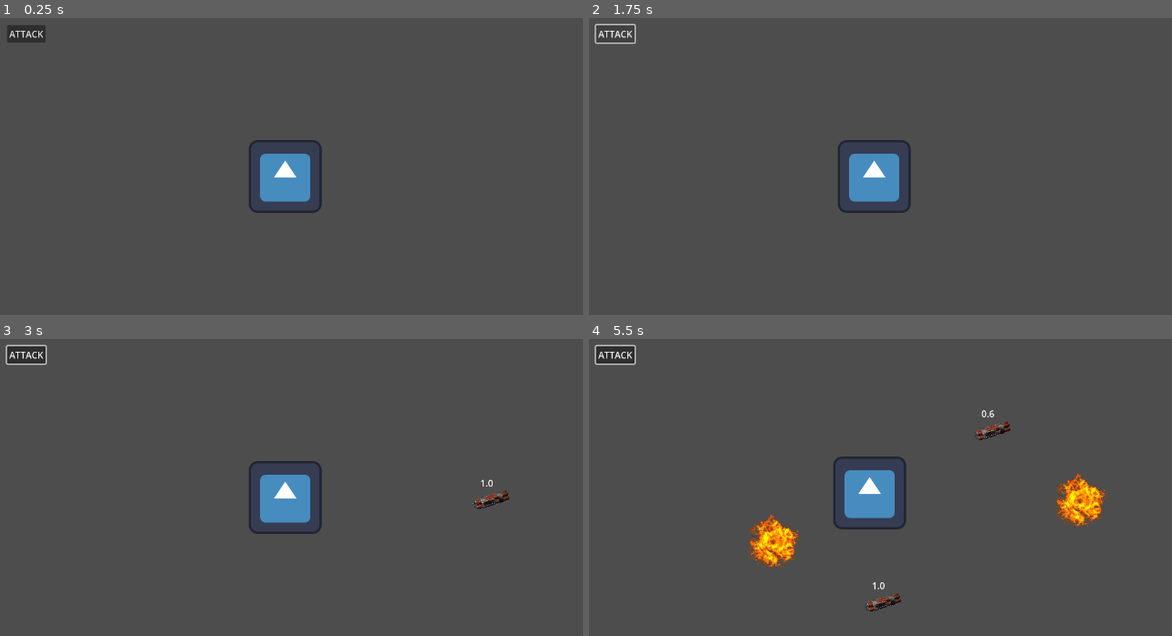
Above: before the commit, frames 1-4 (two rows, left to right).
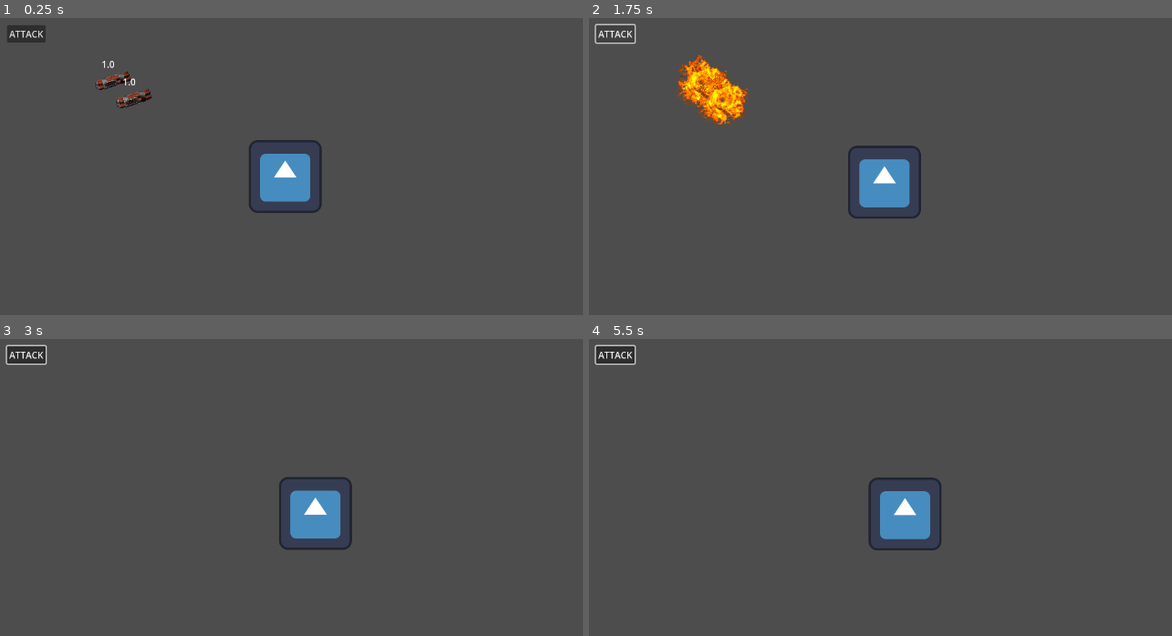
Above: after the commit, the same moments.

Repository: MaxWesterlund/Combombo
Game: Godot game, scene res://Scenes/main.tscn
Same seed, same stepped clock (60 frames per second), same inputs: the game is played once before the commit and once after it. The engine's default icon, where the game draws it, is replaced by a stand-in: a white triangle on a blue panel in a dark square.
Inputs (mouse positions are in pixels of both pictures, inside the frame that each line leads up to):
- Up to frame 1 (0.25 s): no input
- Up to frame 2 (1.75 s): click "ATTACK" at 0.5 s; click "ATTACK" at 1.25 s
- Up to frame 3 (3 s): click "ATTACK" at 2 s; move the mouse to (489, 499) at 2.77 s; click (489, 499) at 2.85 s
- Up to frame 4 (5.5 s): tap Enter at 3.5, 5 s; move the mouse to (775, 540) at 3.52 s; click (775, 540) at 3.6 s; tap Space at 4.25 s; move the mouse to (991, 431) at 4.27 s; click (991, 431) at 4.35 s; move the mouse to (880, 603) at 5.02 s; click (880, 603) at 5.1 s

The runs differ from the first frame. In frame 1, 0.4% of the frame differs, in the area x 16-26%, y 14-31%; in frame 2, 3.3%; in frame 3, 2.8%; in frame 4, 5.2%, in the area x 27-90%, y 23-92%.

Commit message:
move bombo and ray

Diff:
--- a/Events.gd
+++ b/Events.gd
@@ -1,3 +1,7 @@
 extends Node
 
+signal attack
 signal bomb_exploded(position: Vector2, force: float)
+signal spawn_player(position: Vector2)
+signal bomb_press(bomb: Node2D)
+signal bomb_release(bomb: Node2D)
--- a/Scenes/Map/map_generator.gd
+++ b/Scenes/Map/map_generator.gd
@@ -20,6 +20,8 @@
 			instance.position = position
 			add_child(instance)
 
+	Events.spawn_player.emit()
+
 func tile_from_color(color) -> PackedScene:
 	match color:
 		Color(1, 0, 0, 1):
--- /dev/null
+++ b/Scenes/attack_button.gd
@@ -0,0 +1,4 @@
+extends Button
+
+func _on_pressed():
+	Events.attack.emit()
--- a/Scenes/bombSpawner.gd
+++ /dev/null
@@ -1,18 +0,0 @@
-extends Node2D
-
-var bomb = preload("res://Scenes/bombo.tscn")
-
-# Called when the node enters the scene tree for the first time.
-func _ready():
-	pass # Replace with function body.
-
-func _process(delta):
-	if Input.is_action_just_pressed("place_bomb"):
-		var p = get_global_mouse_position()
-		if not Utils.is_mouse_over_ui(p):
-			spawn_bomb(p)
-
-func spawn_bomb(position: Vector2):
-	var instance = bomb.instantiate()
-	instance.position = position
-	add_child(instance)
--- /dev/null
+++ b/Scenes/bomb_spawner.gd
@@ -0,0 +1,27 @@
+extends Node2D
+
+var bomb = preload("res://Scenes/Bombo.tscn")
+
+var bomb_moving: Node2D = null
+
+func _ready():
+	Events.bomb_press.connect(handle_bomb_press)
+	Events.bomb_release.connect(handle_bomb_release)
+	pass
+
+func _process(delta):
+	if bomb_moving:
+		bomb_moving.position = get_global_mouse_position()
+	pass
+
+func spawn_bomb(position: Vector2):
+	var instance = bomb.instantiate()
+	instance.position = position
+	add_child(instance)
+
+func handle_bomb_press(bomb: Node2D):
+	if bomb_moving == null:
+		bomb_moving = bomb
+
+func handle_bomb_release(bomb: Node2D):
+	bomb_moving = null
--- a/Scenes/bombo.gd
+++ b/Scenes/bombo.gd
@@ -10,7 +10,8 @@
 
 var explode_time = 1.0
 
-@onready var attack_button: Button = get_node("/root/Main/AttackButton")
+var mouse_over = false
+
 @onready var player = get_node("/root/Main/Player")
 
 @onready var timer: Timer = $Timer
@@ -19,10 +20,13 @@
 @onready var explosion_texture: Texture2D = load("res://Sprites/explosion.png")
 
 func _ready():
+	add_to_group("Bombs")
 	time_text.add_to_group("UI")
-	attack_button.pressed.connect(start_timer)
+	Events.attack.connect(start_timer)
+	time_text.text = "%.1f" % explode_time
 
 func _process(delta):
+	sprite.flip_v = mouse_over
 	if not timer.is_stopped():
 		explode_time = timer.time_left
 	time_text.text = "%.1f" % explode_time
@@ -38,11 +42,33 @@
 	timer.start()
 
 func _on_timer_timeout():
-	Events.bomb_exploded.emit(position, 1000000)
+	if can_reach_player():
+		Events.bomb_exploded.emit(position, 1000000)
 	sprite.texture = explosion_texture
 	time_text.visible = false
 	state = STATE.EXPLODED
 	$FadeTimer.start()
 
+func can_reach_player():
+	var pp =  Globals.player_position
+	var d = position - pp
+
+	var space_state = get_world_2d().direct_space_state
+	# use global coordinates, not local to node
+
+	var query = PhysicsRayQueryParameters2D.create(position, pp, get_visibility_layer_bit(0))
+	var result = space_state.intersect_ray(query)
+
+	return result
+
 func _on_fade_timer_timeout():
 	queue_free()
+
+func _on_input_event(viewport, event: InputEvent, shape_idx):
+	if event is InputEventMouseButton:
+		if event.pressed:
+			Events.bomb_press.emit(self)
+		elif event.is_released():
+			Events.bomb_release.emit(self)
+
+	pass # Replace with function body.
--- a/Scenes/bombo.tscn
+++ b/Scenes/bombo.tscn
@@ -1,13 +1,18 @@
-[gd_scene load_steps=3 format=3 uid="uid://cesb20ykxb25l"]
+[gd_scene load_steps=4 format=3 uid="uid://cesb20ykxb25l"]
 
-[ext_resource type="Script" path="res://Scenes/bombo.gd" id="1_36r6p"]
-[ext_resource type="Texture2D" uid="uid://grtdbfxtxjhy" path="res://Sprites/dynamite.png" id="2_j1ka7"]
+[ext_resource type="Script" path="res://Scenes/bombo.gd" id="1_dqc76"]
+[ext_resource type="Texture2D" uid="uid://grtdbfxtxjhy" path="res://Sprites/dynamite.png" id="2_r4dto"]
 
-[node name="Bombo" type="Node2D"]
-script = ExtResource("1_36r6p")
+[sub_resource type="RectangleShape2D" id="RectangleShape2D_dmja3"]
+size = Vector2(58.694, 20)
+
+[node name="Bombo" type="StaticBody2D" groups=["Bombs"]]
+collision_layer = 2
+input_pickable = true
+script = ExtResource("1_dqc76")
 
 [node name="Sprite2D" type="Sprite2D" parent="."]
-texture = ExtResource("2_j1ka7")
+texture = ExtResource("2_r4dto")
 
 [node name="Timer" type="Timer" parent="."]
 one_shot = true
@@ -19,7 +24,14 @@
 offset_top = -41.0
 offset_right = 21.0
 offset_bottom = -18.0
+mouse_filter = 1
 text = "1...0"
 
+[node name="CollisionShape2D" type="CollisionShape2D" parent="."]
+position = Vector2(1.41586, -0.34515)
+rotation = -0.279253
+shape = SubResource("RectangleShape2D_dmja3")
+
+[connection signal="input_event" from="." to="." method="_on_input_event"]
 [connection signal="timeout" from="Timer" to="." method="_on_timer_timeout"]
 [connection signal="timeout" from="FadeTimer" to="." method="_on_fade_timer_timeout"]
--- a/Scenes/main.tscn
+++ b/Scenes/main.tscn
@@ -1,7 +1,9 @@
-[gd_scene load_steps=3 format=3 uid="uid://bvoqjs6mnrhpo"]
+[gd_scene load_steps=5 format=3 uid="uid://bvoqjs6mnrhpo"]
 
-[ext_resource type="PackedScene" uid="uid://cnyltcixmksrr" path="res://Scenes/player.tscn" id="1_eabme"]
-[ext_resource type="Script" path="res://Scenes/bombSpawner.gd" id="2_iy5b7"]
+[ext_resource type="PackedScene" uid="uid://cnyltcixmksrr" path="res://Scenes/Player.tscn" id="1_eabme"]
+[ext_resource type="Script" path="res://Scenes/attack_button.gd" id="2_g2qk1"]
+[ext_resource type="Script" path="res://Scenes/bomb_spawner.gd" id="2_iy5b7"]
+[ext_resource type="PackedScene" uid="uid://cesb20ykxb25l" path="res://Scenes/Bombo.tscn" id="3_dm3ml"]
 
 [node name="Main" type="Node2D"]
 
@@ -13,7 +15,17 @@
 offset_top = 54.0
 offset_right = 141.0
 offset_bottom = 85.0
+mouse_filter = 1
 text = "ATTACK"
+script = ExtResource("2_g2qk1")
 
 [node name="BombSpawner" type="Node2D" parent="."]
 script = ExtResource("2_iy5b7")
+
+[node name="Bombo2" parent="BombSpawner" instance=ExtResource("3_dm3ml")]
+position = Vector2(258, 152)
+
+[node name="Bombo" parent="BombSpawner" instance=ExtResource("3_dm3ml")]
+position = Vector2(295, 183)
+
+[connection signal="pressed" from="AttackButton" to="AttackButton" method="_on_pressed"]
--- a/Scenes/player.gd
+++ b/Scenes/player.gd
@@ -1,14 +1,13 @@
 extends RigidBody2D
-
-@export var ground_friction = 0.0
 
 const max_distance_multiplier = 4
 
 func _ready():
-	linear_damp = ground_friction
 	Events.bomb_exploded.connect(add_explode_force)
+	Globals.player_position = position
 
 func _process(delta):
+	Globals.player_position = position
 	pass
 	#if Input.is_action_just_pressed("place_bomb"):
 		#var p = get_global_mouse_position()
--- a/Scenes/player.tscn
+++ b/Scenes/player.tscn
@@ -10,7 +10,6 @@
 mass = 70.0
 gravity_scale = 0.0
 script = ExtResource("1_k51hv")
-ground_friction = 2.4
 
 [node name="Sprite2D" type="Sprite2D" parent="."]
 texture = ExtResource("2_0pd41")
--- /dev/null
+++ b/globals.gd
@@ -0,0 +1,3 @@
+extends Node
+
+var player_position: Vector2
--- a/project.godot
+++ b/project.godot
@@ -17,8 +17,9 @@
 
 [autoload]
 
-Events="*res://Events.gd"
-Utils="*res://Utils.gd"
+Events="*res://events.gd"
+Utils="*res://utils.gd"
+Globals="*res://globals.gd"
 
 [display]
 
@@ -28,12 +29,16 @@
 
 [input]
 
-place_bomb={
+pick_bomb={
 "deadzone": 0.5,
 "events": [Object(InputEventMouseButton,"resource_local_to_scene":false,"resource_name":"","device":-1,"window_id":0,"a …(253 unchanged characters)…
 ]
 }
 
+[physics]
+
+2d/default_linear_damp=2.4
+
 [rendering]
 
 textures/canvas_textures/default_texture_filter=0
Not shown: 1 places in Scenes/Map/Spawn.tscn that only renumber resources
